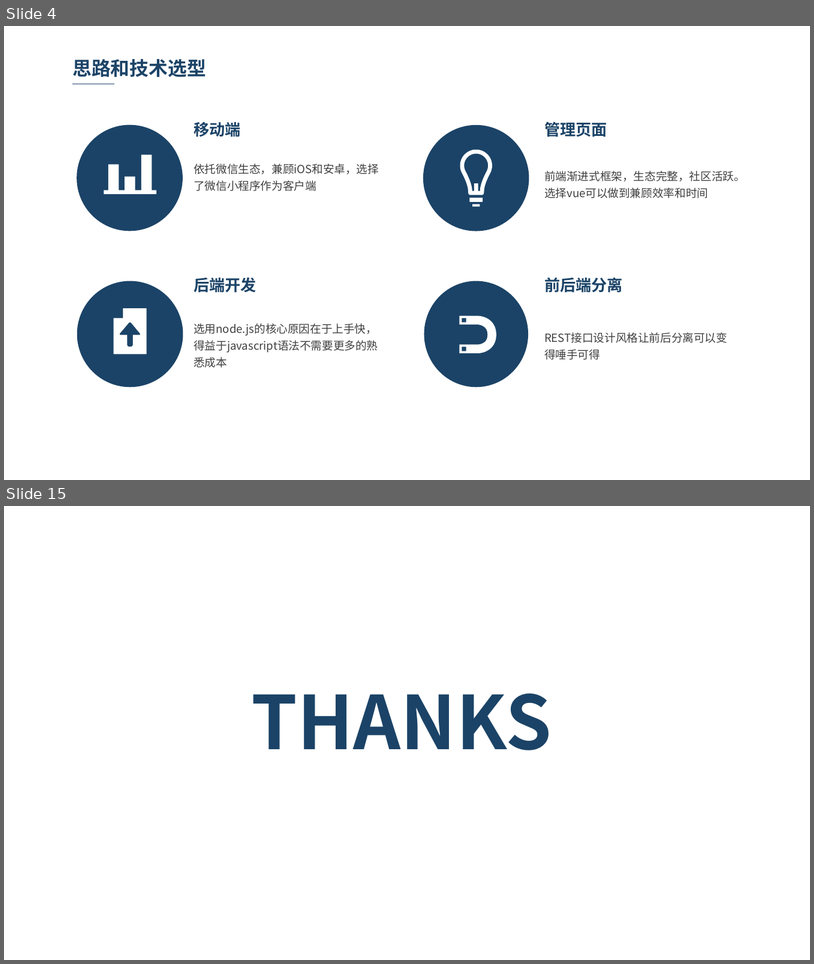
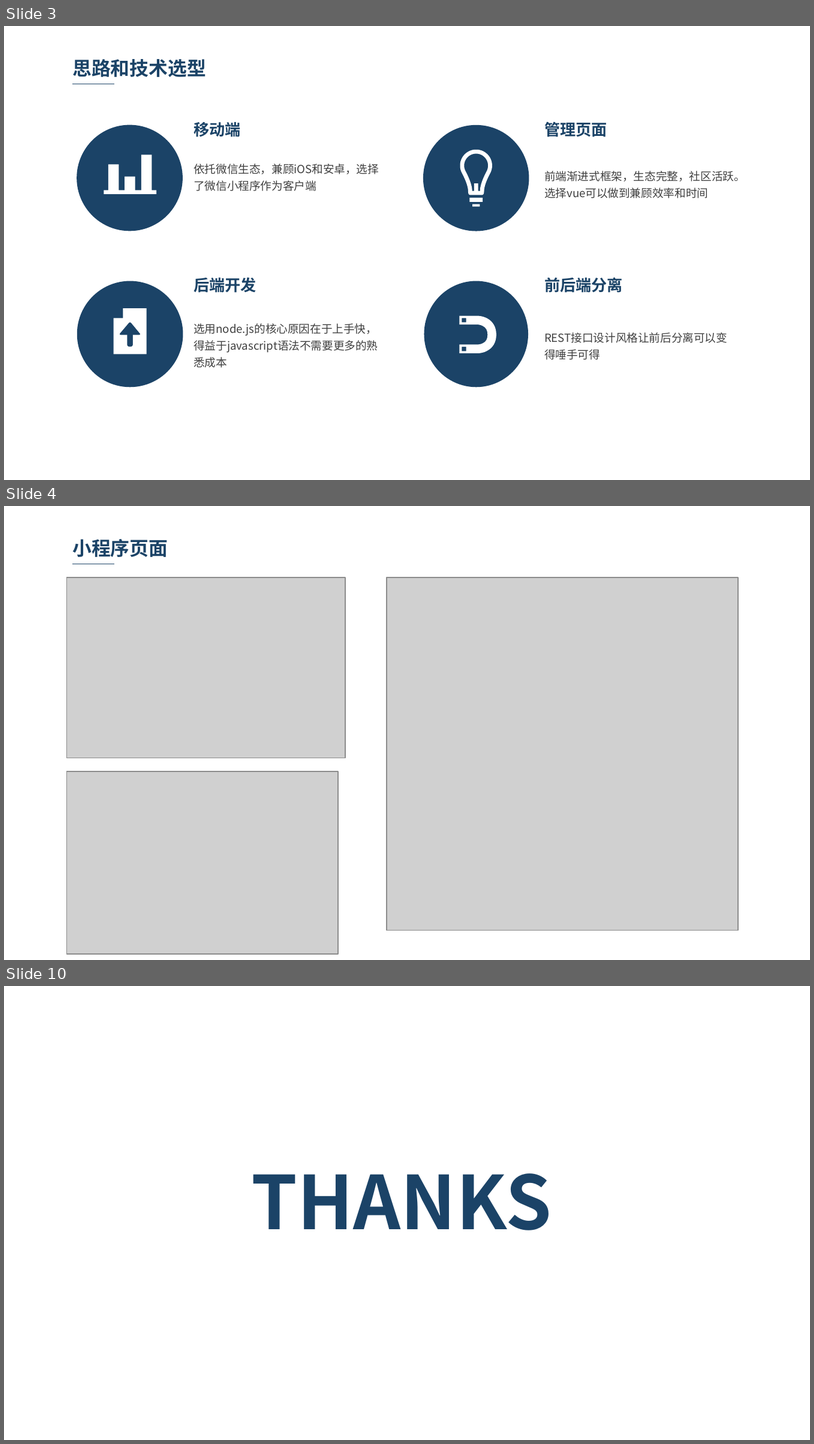
Before and after one commit to yaun369/Second-hand-transaction, a slide deck: 论文答辩.pptx. Shown one above the other, each under a label of ours: slides 4 and 15 before the commit, slides 3, 4 and 10 after it; the slides between them are not shown. The pictures are 814x964 and 814x1444 pixels, drawn with LibreOffice and Linux fonts; fonts in the diff are those of the drawing; grey boxes stand for pictures; background and template pictures are left out. Boxes give left, top, right and bottom in pixels: in the first picture for what was removed or moved away, otherwise in the second. Text is boxed around its words. In the diff, an @@ line names an element or a change of style, - is before the commit and + after.

```diff
--- a/论文答辩.pptx
+++ b/论文答辩.pptx
@@ slide 4 added at (4, 506, 810, 960), background picture (left out) @@
@@ text added at (72, 539, 168, 557), 17 pt, text #1B4367, bold @@
+小程序页面
@@ line added from (72, 564) to (114, 564), #1B4367 0.75 pt @@
@@ picture added at (67, 578, 346, 759) @@
@@ picture added at (387, 578, 738, 930) @@
@@ picture added at (67, 771, 339, 954) @@
@@ what was slide 4 is now slide 3 @@
@@ what was slide 15 is now slide 10 @@
```
Also in this commit, not shown: 2 slides changed, 4 other slides added, 10 slides removed, 2 other files.
